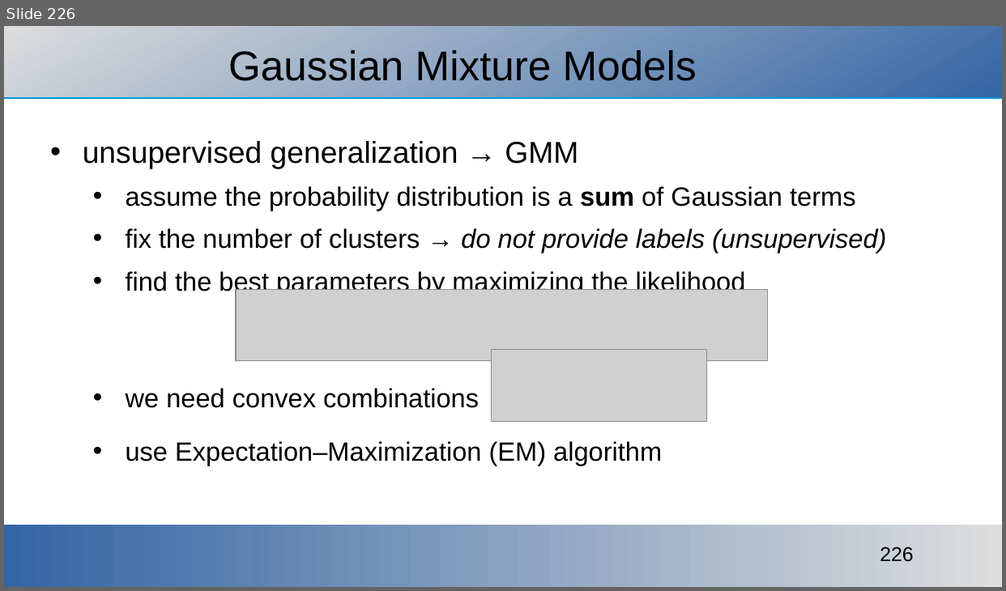
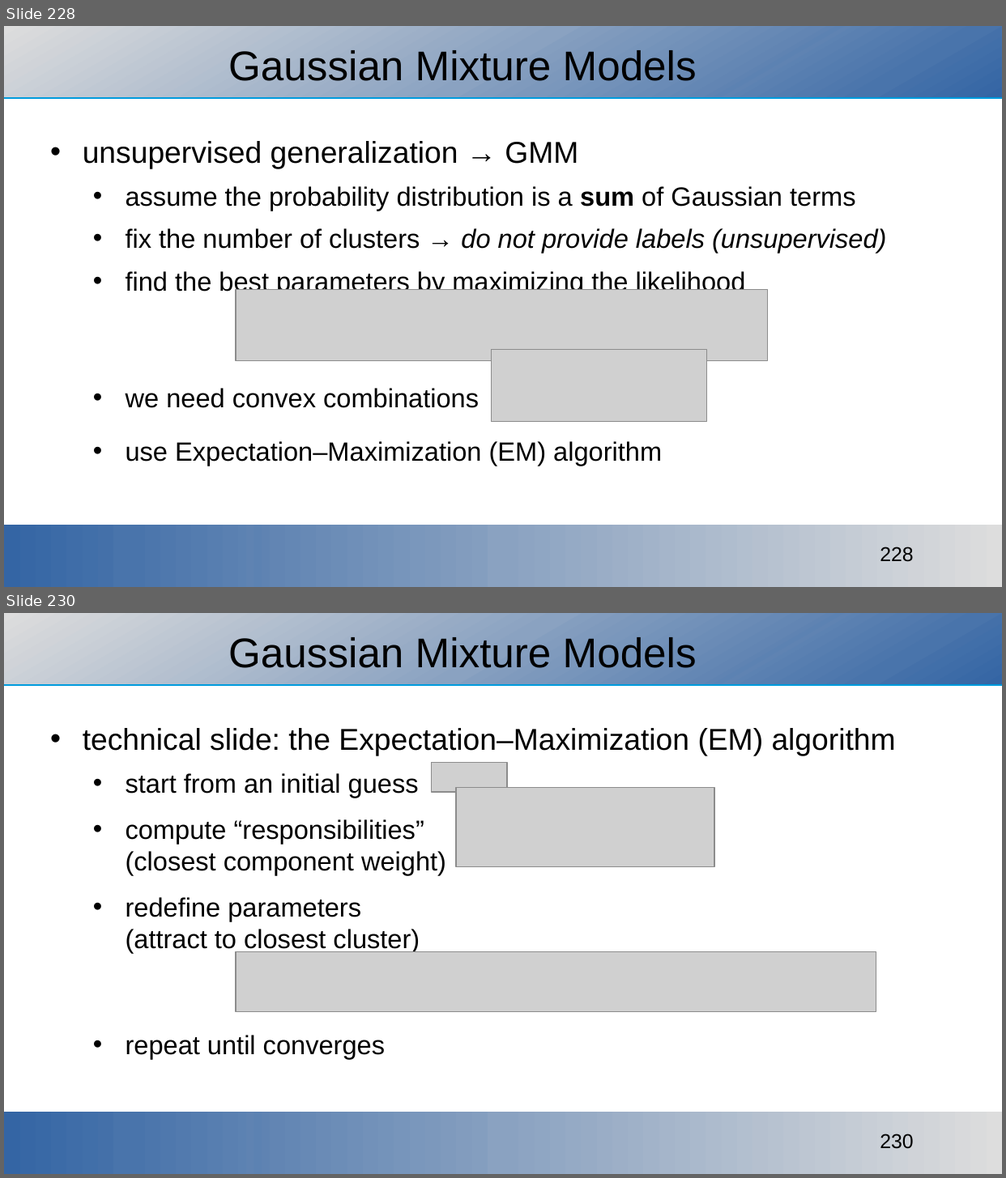
Before and after one commit to ajakovac/ML-in-Practice-I, a slide deck: ML in practice.odp. Shown one above the other, each under a label of ours: slide 226 before the commit, slides 228 and 230 after it; the slides between them are not shown. The pictures are 1006x591 and 1006x1178 pixels, drawn with LibreOffice and Linux fonts; fonts in the diff are those of the drawing; grey boxes stand for pictures; background and template pictures are left out. Boxes give left, top, right and bottom in pixels: in the first picture for what was removed or moved away, otherwise in the second. Text is boxed around its words. In the diff, an @@ line names an element or a change of style, - is before the commit and + after.

```diff
--- a/ML in practice.odp
+++ b/ML in practice.odp
@@ slide 230 added at (4,613,1002,1174), background #FFFFFF; not listed: 3 template elements that a slide beside it also shows @@
@@ title added at (228,637,697,668), 33 pt, text #000000 @@
+Gaussian Mixture Models
@@ text added at (83,728,896,1059), 21 pt, text #000000 @@
+• technical slide: the Expectation–Maximization (EM) algorithm
+  • start from an initial guess
+  • compute “responsibilities”
+    (closest component weight)
+  • redefine parameters
+    (attract to closest cluster)
+  • repeat until converges
@@ picture added at (432,762,506,791) @@
@@ picture added at (456,788,715,867) @@
@@ picture added at (236,952,876,1012) @@
@@ what was slide 226 is now slide 228 @@
@@ page number at (880,547,913,562): text changed @@
-226
+228
```
Also in this commit, not shown: 3 slides changed, 8 other slides added, 1 slide removed, 9 other files.
